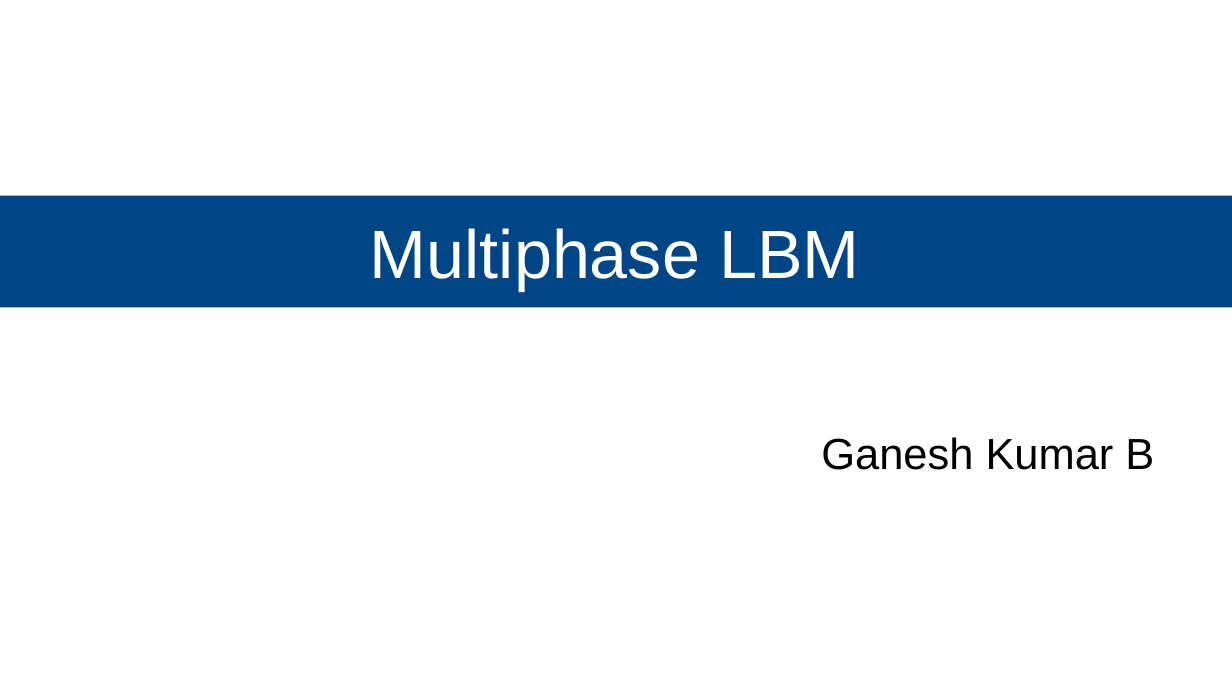
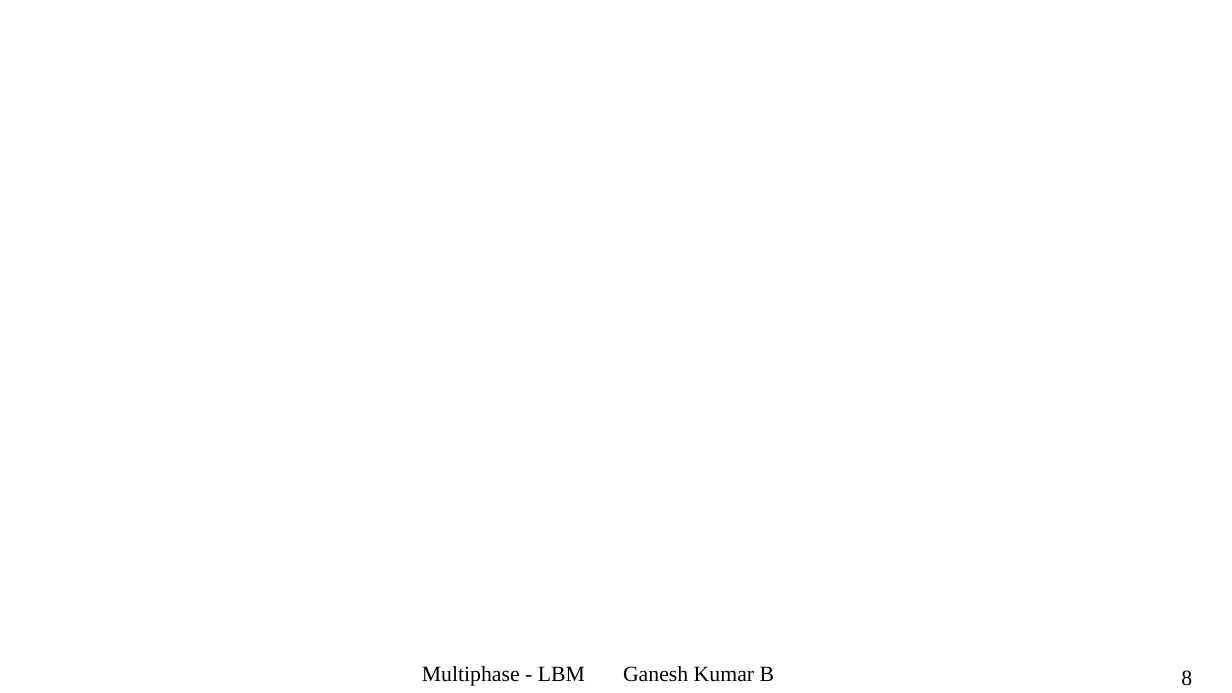
Before and after one commit to Ganesh-Kumar-B/multiphase_ppts, a slide deck: slide 8 of Multiphase_LBM.odp (slide 1 before the commit). Drawn at 1232x693 pixels with LibreOffice and Linux fonts; fonts in the diff are those of the drawing. Boxes give left, top, right and bottom in pixels: in the first picture for what was removed or moved away, otherwise in the second. Text is boxed around its words. In the diff, an @@ line names an element or a change of style, - is before the commit and + after.

```diff
--- a/Multiphase_LBM.odp
+++ b/Multiphase_LBM.odp
@@ title removed at bbox=[0, 196, 1232, 307] @@
-Multiphase LBM
@@ text at bbox=[422, 666, 774, 686]: text changed; size 28 to 14 pt; font Arial to Times New Roman @@
-Ganesh Kumar B
+Multiphase - LBM Ganesh Kumar B
@@ page number added at bbox=[1181, 670, 1192, 686], 14 pt, text #000000 @@
+8
```
Also in this commit, not shown: 5 other slides changed, 7 slides added, 3 slides removed.
